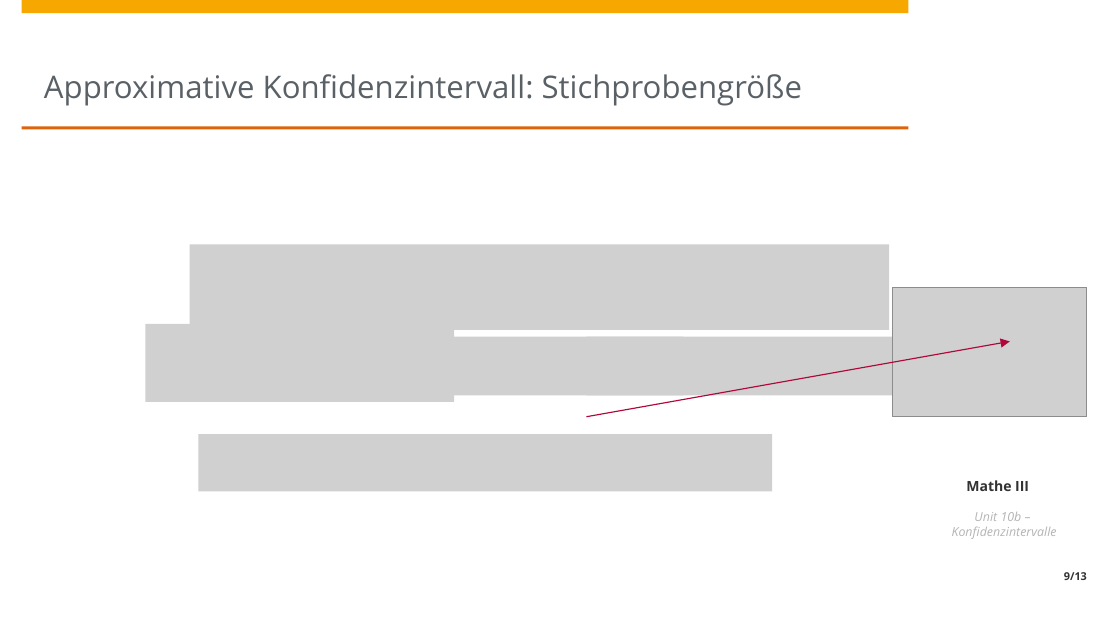
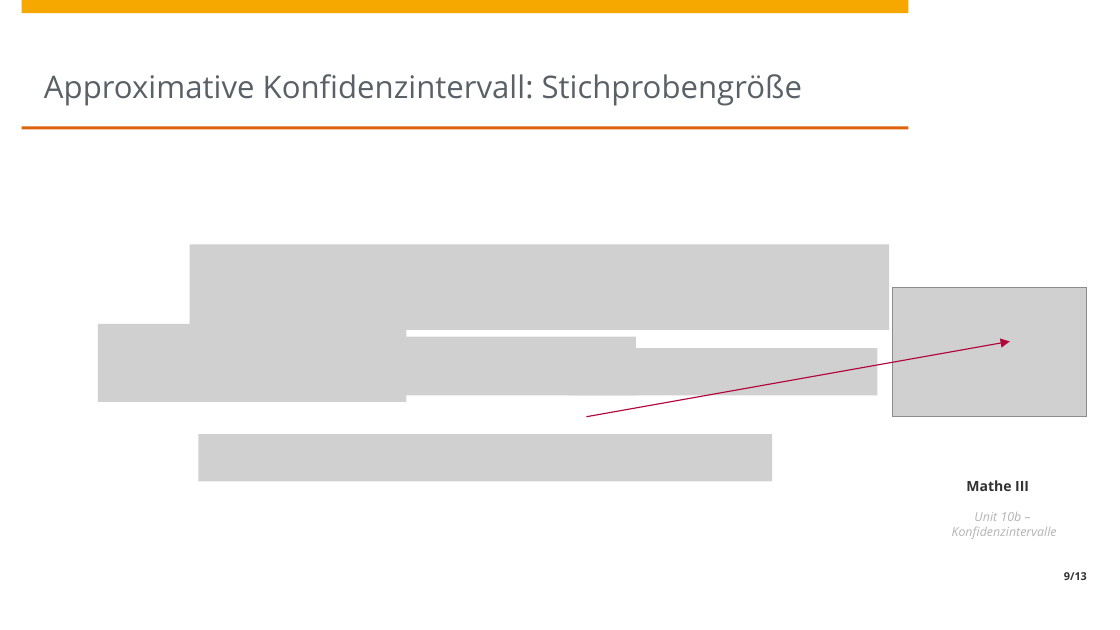
Before and after one commit to HPI-Artificial-Intelligence-Teaching/ma3-ws2324, a slide deck: slide 9 of unit10/Unit10b - Konfidenzintervalle.pptx. Drawn at 1120x630 pixels with LibreOffice and Linux fonts; fonts in the diff are those of the drawing; grey boxes stand for pictures; background and template pictures are left out. Boxes give left, top, right and bottom in pixels: in the first picture for what was removed or moved away, otherwise in the second. Text is boxed around its words. In the diff, an @@ line names an element or a change of style, - is before the commit and + after.

Commit message:
Fixed a bug with approximate confidence intervals

```diff
--- a/unit10/Unit10b - Konfidenzintervalle.pptx
+++ b/unit10/Unit10b - Konfidenzintervalle.pptx
@@ picture: place and size @@
-picture at bbox=[146, 324, 455, 402]
+picture at bbox=[97, 324, 407, 402]
@@ picture: place and size @@
-picture at bbox=[375, 337, 684, 395]
+picture at bbox=[327, 337, 636, 395]
@@ picture: place and size @@
-picture at bbox=[587, 337, 896, 395]
+picture at bbox=[569, 348, 878, 395]
@@ picture: place and size @@
-picture at bbox=[198, 435, 772, 492]
+picture at bbox=[198, 435, 772, 482]
```
